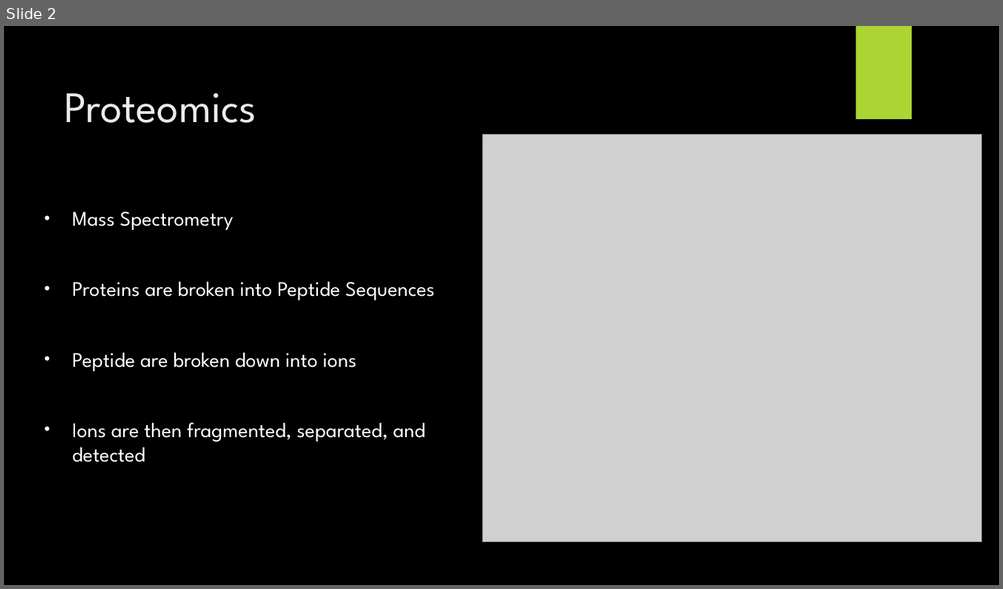
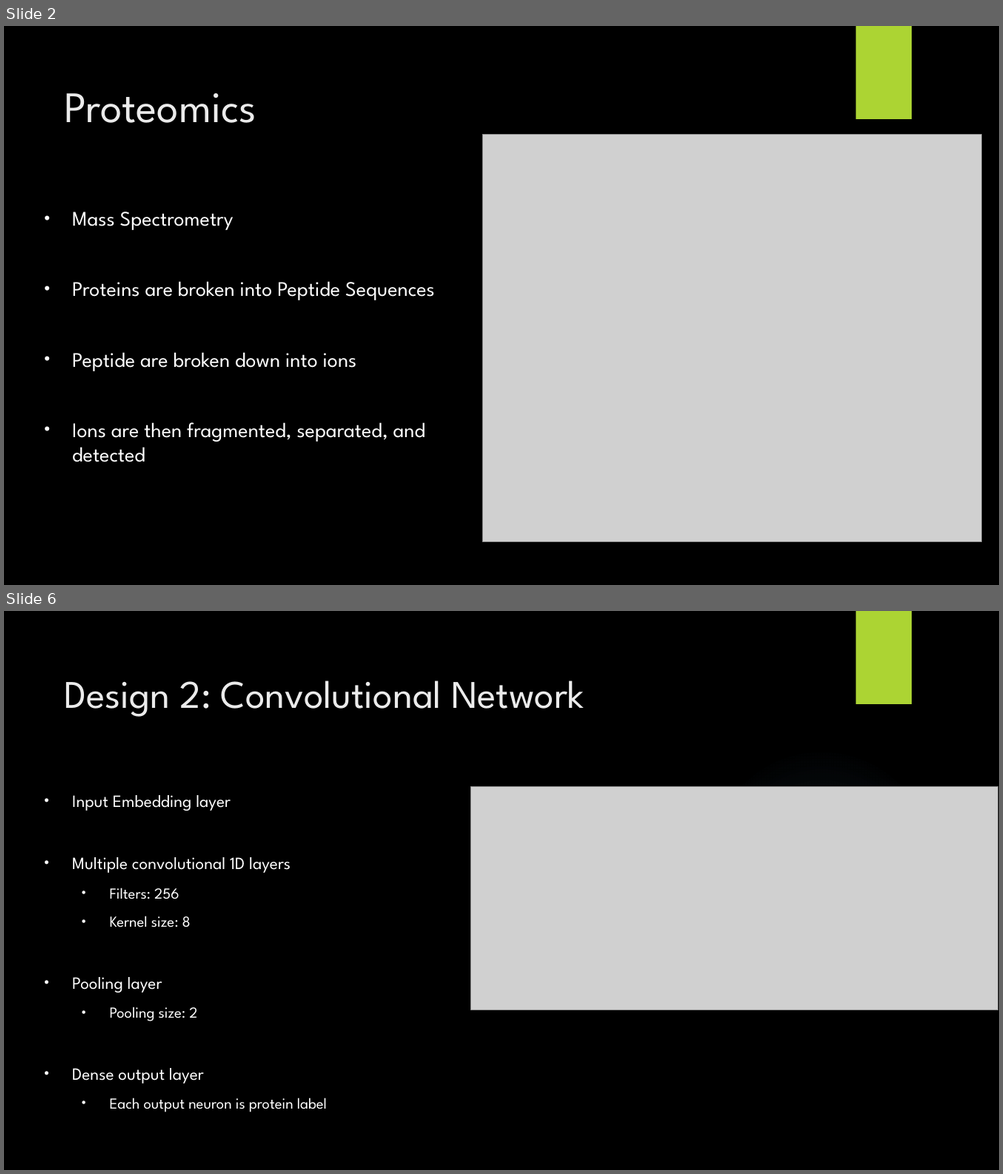
Before and after one commit to jkubath/MS2-Embeddings, a slide deck: Group7.pptx. Shown one above the other, each under a label of ours: slide 2 before the commit, slides 2 and 6 after it; the slides between them are not shown. The pictures are 1003x589 and 1003x1174 pixels, drawn with LibreOffice and Linux fonts; fonts in the diff are those of the drawing; grey boxes stand for pictures; background and template pictures are left out. Boxes give left, top, right and bottom in pixels: in the first picture for what was removed or moved away, otherwise in the second. Text is boxed around its words. In the diff, an @@ line names an element or a change of style, - is before the commit and + after.

Commit message:
Presentation

```diff
--- a/Group7.pptx
+++ b/Group7.pptx
@@ slide 6 added at (x1=4, y1=611, x2=999, y2=1170), background picture (left out) @@
@@ rectangle added at (x1=855, y1=611, x2=911, y2=704), fill #ACD433 @@
@@ title added at (x1=64, y1=681, x2=584, y2=717), 37.8 pt, text #EBEBEB @@
+Design 2: Convolutional Network
@@ ellipse added at (x1=706, y1=748, x2=936, y2=977), fill gradient #7AC4F0 @@
@@ picture added at (x1=471, y1=787, x2=998, y2=1011) @@
@@ subtitle added at (x1=72, y1=795, x2=327, y2=1113), 16.6 pt, text #FFFFFF @@
+• Input Embedding layer
+• Multiple convolutional 1D layers
+  • Filters: 256
+  • Kernel size: 8
+• Pooling layer
+  • Pooling size: 2
+• Dense output layer
+  • Each output neuron is protein label
```
Also in this commit, not shown: 6 other slides added, 1 other file.
